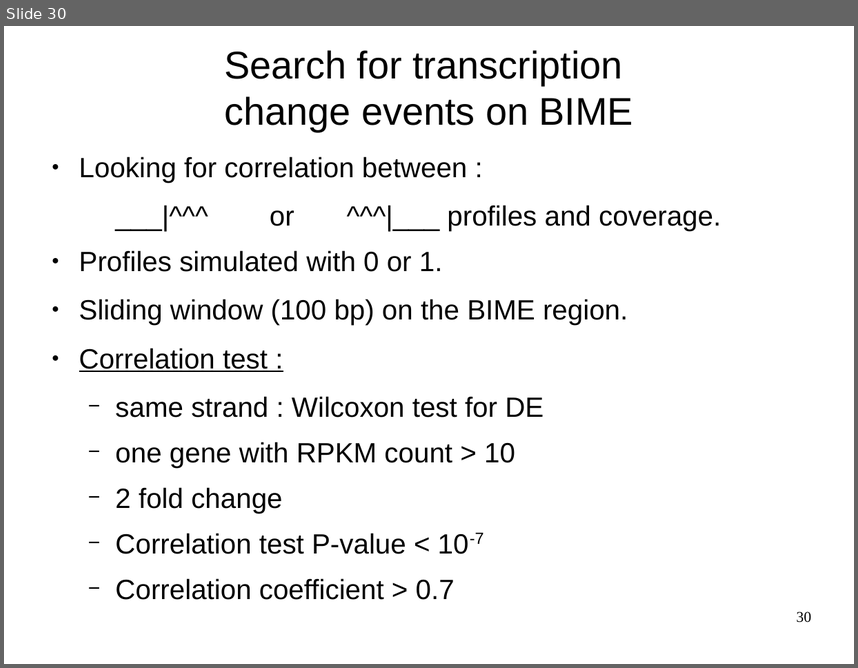
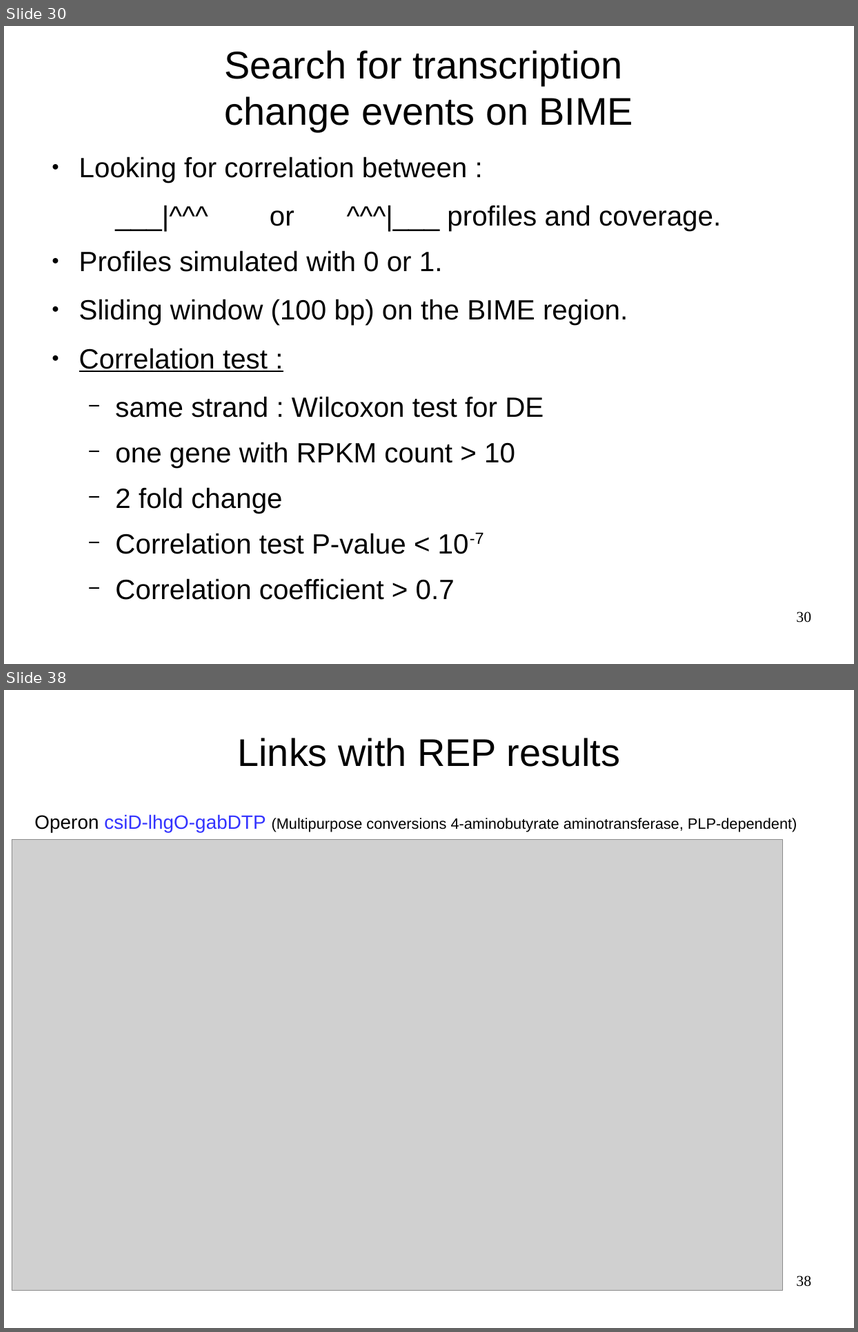
Before and after one commit to mesmeraf/stage_M2, a slide deck: presentation.odp. Shown one above the other, each under a label of ours: slide 30 before the commit, slides 30 and 38 after it; the slides between them are not shown. The pictures are 858x668 and 858x1332 pixels, drawn with LibreOffice and Linux fonts; fonts in the diff are those of the drawing; grey boxes stand for pictures; background and template pictures are left out. Boxes give left, top, right and bottom in pixels: in the first picture for what was removed or moved away, otherwise in the second. Text is boxed around its words. In the diff, an @@ line names an element or a change of style, - is before the commit and + after.

```diff
--- a/presentation.odp
+++ b/presentation.odp
@@ slide 38 added at box(4, 690, 854, 1328), background picture (left out) @@
@@ title added at box(238, 738, 619, 767), 36 pt, text #000000 @@
+Links with REP results
@@ text added at box(34, 814, 797, 832), 14 pt, text #000000 @@
+Operon csiD-lhgO-gabDTP (Multipurpose conversions 4-aminobutyrate aminotransferase, PLP-dependent)
@@ picture added at box(12, 840, 783, 1290) @@
@@ page number added at box(796, 1275, 811, 1286), 14 pt, text #000000 @@
+38
```
Also in this commit, not shown: 10 slides changed, 7 other slides added.
